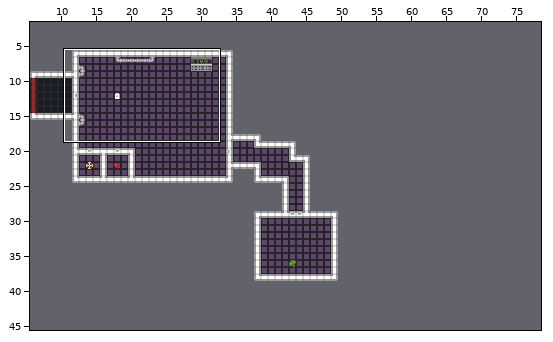
A Tiled map gets an edit: static/assets/base.tmx. Above, an overview of the earlier version with the close-up marked.
Close-up. As it was:
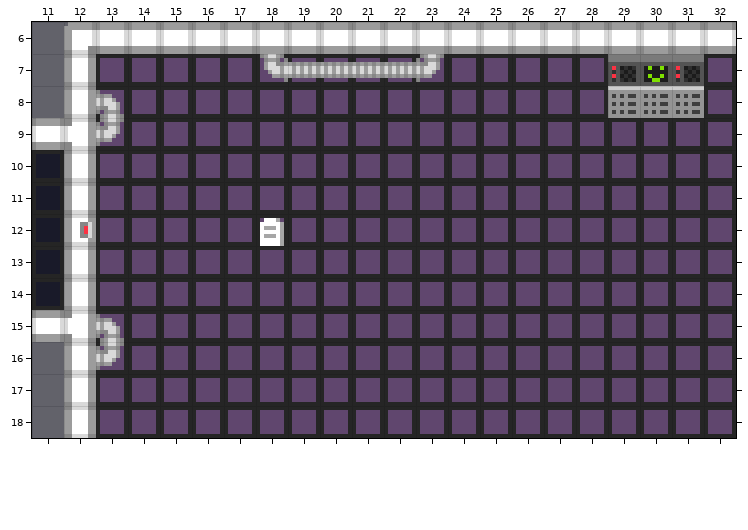
Cells are 8x8 px. Shown: x 11..32, y 6..18. The commit also changed other parts of the map, which this record leaves out.
The result:
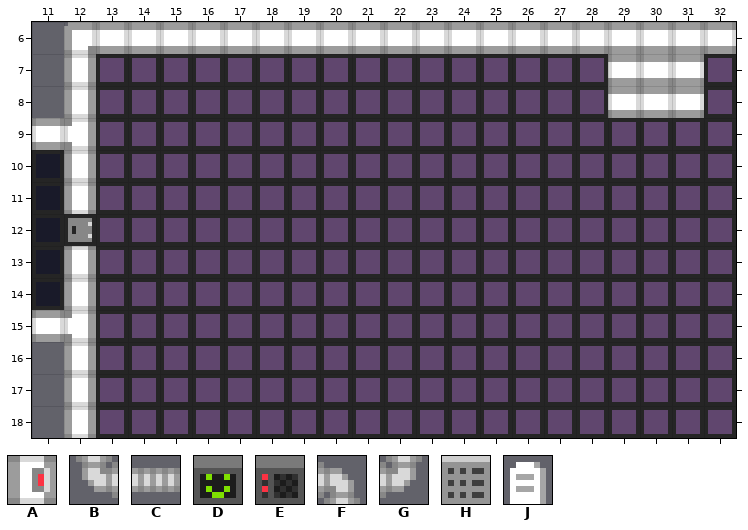
Key: from "tiles": A 91, B 280, C 281, D 294, E 324, F 340, G 370, H 654, J 657.
_ is an empty cell.
From old to new:
Layer "Tile Layer 2" (now hidden):
The author cleared tile A in row 12 at x 12.
The author cleared tile B in row 7 at x 18.
The author cleared tile C in row 7 at x 19 to 22.
The author cleared tile D in row 7 at x 30.
The author cleared tile E in row 7 at x 29 and 31.
The author cleared tile F in row 8 at x 13; in row 15 at x 13.
The author cleared tile G in row 7 at x 23; in row 9 at x 13; in row 16 at x 13.
The author cleared tile H in row 8 at x 29 to 31.
The author cleared tile J in row 12 at x 18.
